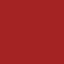
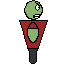
Layers edited between the first and the second 64×64 image:
added layer "Head" above "Background" over left=19, top=0, right=48, bottom=64
hid "Background" over left=0, top=0, right=64, bottom=64
